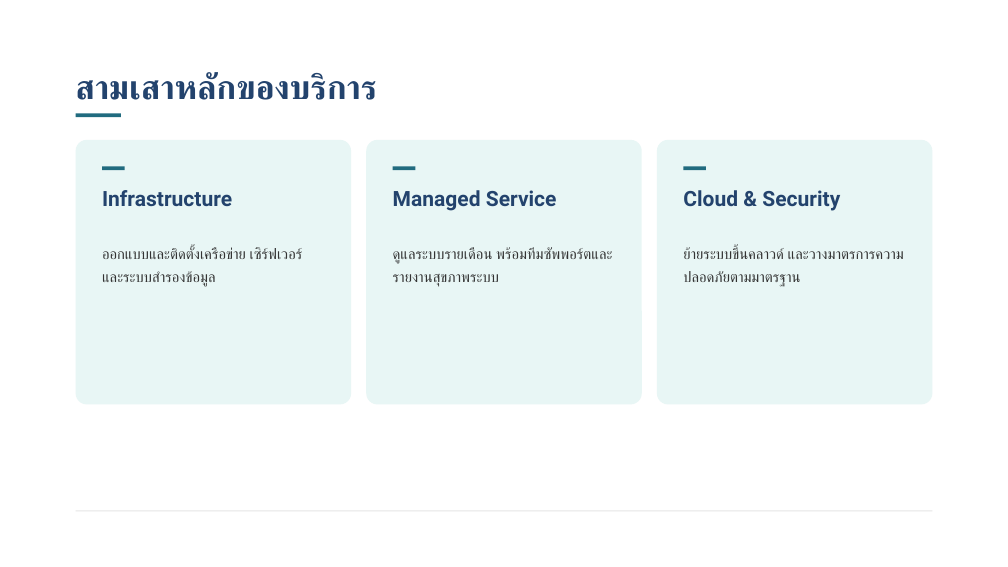
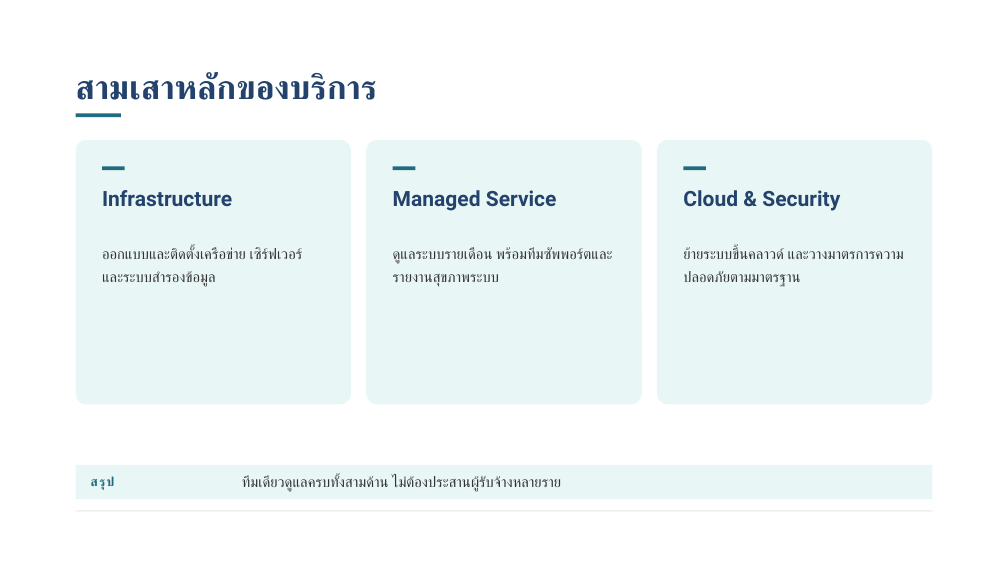
Before and after one commit to rofthanakrit-maker/nct-design-system, a slide deck: slide 15 of NCT-Slide-Template-Demo.pptx. Drawn at 1008x567 pixels with LibreOffice and Linux fonts; fonts in the diff are those of the drawing; background and template pictures are left out. Boxes give left, top, right and bottom in pixels: in the first picture for what was removed or moved away, otherwise in the second. Text is boxed around its words. In the diff, an @@ line names an element or a change of style, - is before the commit and + after.

```diff
--- a/NCT-Slide-Template-Demo.pptx
+++ b/NCT-Slide-Template-Demo.pptx
@@ text added at (x1=76, y1=465, x2=242, y2=499), fill #E8F6F5, 12 pt, text #216B7F, bold @@
+สรุป
@@ text added at (x1=242, y1=465, x2=932, y2=499), fill #E8F6F5, 14 pt, text #333333 @@
+ทีมเดียวดูแลครบทั้งสามด้าน ไม่ต้องประสานผู้รับจ้างหลายราย
```
Also in this commit, not shown: 2 other slides changed, 16 other files.
